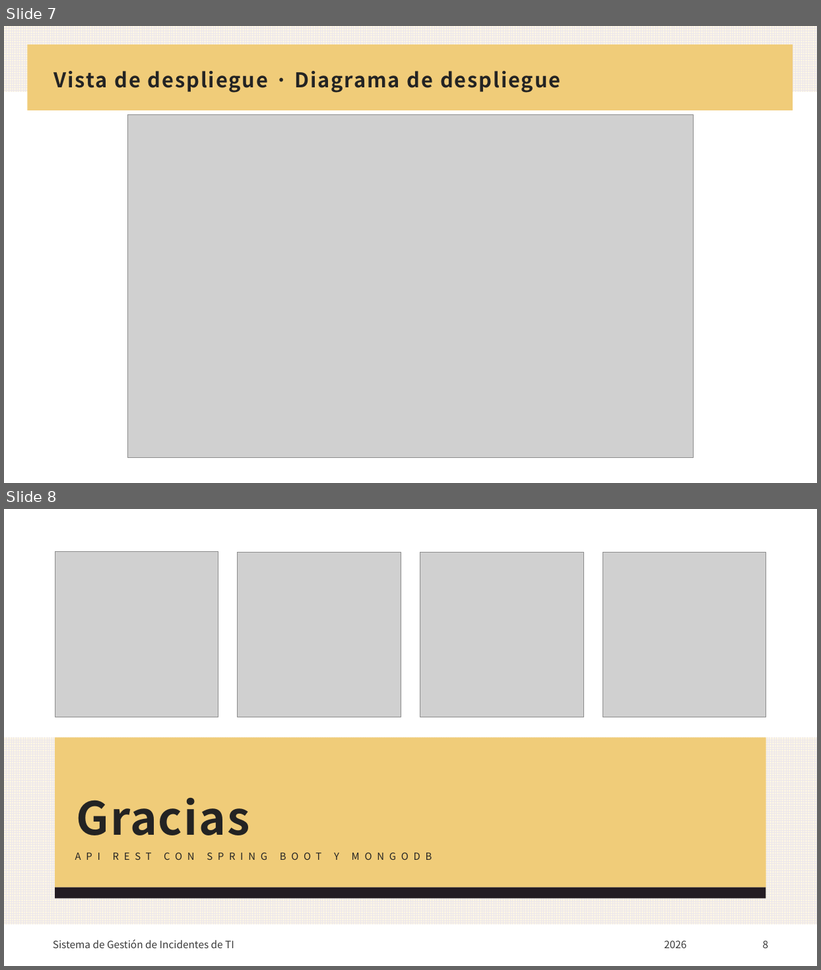
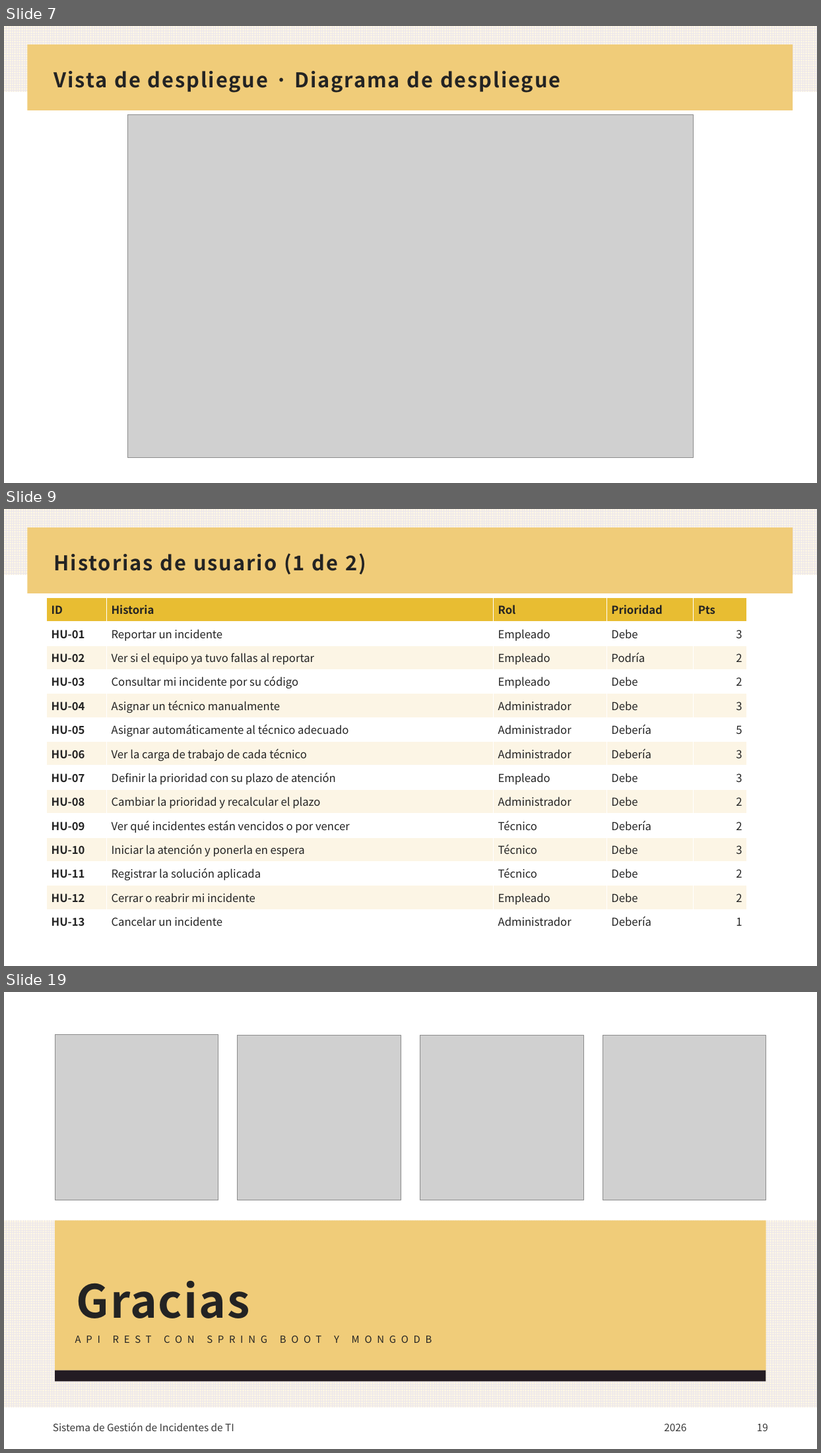
Before and after one commit to Hurtado43/Backend-Gestion-de-incidentes, a slide deck: docs/Presentacion - Sistema de Gestion de Incidentes de TI.pptx. Shown one above the other, each under a label of ours: slides 7 and 8 before the commit, slides 7, 9 and 19 after it; the slides between them are not shown. The pictures are 821x970 and 821x1453 pixels, drawn with LibreOffice and Linux fonts; fonts in the diff are those of the drawing; grey boxes stand for pictures. Boxes give left, top, right and bottom in pixels: in the first picture for what was removed or moved away, otherwise in the second. Text is boxed around its words. In the diff, an @@ line names an element or a change of style, - is before the commit and + after.

Commit message:
Presentación con historias de usuario y capturas de la sala de control
Agrega el resumen por épica, las 25 historias, un ejemplo con criterios de
aceptación (HU-19) y una diapositiva por pantalla con las historias que cubre.

```diff
--- a/docs/Presentacion - Sistema de Gestion de Incidentes de TI.pptx
+++ b/docs/Presentacion - Sistema de Gestion de Incidentes de TI.pptx
@@ slide 9 added at <box>4,509,817,966</box>, background #FFFFFF; not listed: 2 template elements that a slide beside it also shows @@
@@ title added at <box>54,553,366,574</box>, 24 pt, text #232323, bold @@
+Historias de usuario (1 de 2)
@@ table added at <box>47,597,746,933</box>, 14 rows, 5 columns @@
+ID | Historia | Rol | Prioridad | Pts
+HU-01 | Reportar un incidente | Empleado | Debe | 3
+HU-02 | Ver si el equipo ya tuvo fallas al reportar | Empleado | Podría | 2
+HU-03 | Consultar mi incidente por su código | Empleado | Debe | 2
+HU-04 | Asignar un técnico manualmente | Administrador | Debe | 3
+HU-05 | Asignar automáticamente al técnico adecuado | Administrador | Debería | 5
+HU-06 | Ver la carga de trabajo de cada técnico | Administrador | Debería | 3
+HU-07 | Definir la prioridad con su plazo de atención | Empleado | Debe | 3
+HU-08 | Cambiar la prioridad y recalcular el plazo | Administrador | Debe | 2
+HU-09 | Ver qué incidentes están vencidos o por vencer | Técnico | Debería | 2
+HU-10 | Iniciar la atención y ponerla en espera | Técnico | Debe | 3
+HU-11 | Registrar la solución aplicada | Técnico | Debe | 2
+HU-12 | Cerrar o reabrir mi incidente | Empleado | Debe | 2
+HU-13 | Cancelar un incidente | Administrador | Debería | 1
@@ what was slide 8 is now slide 19 @@
@@ page number at <box>757,1424,768,1432</box>: text changed @@
-8
+19
```
Also in this commit, not shown: 10 other slides added.
